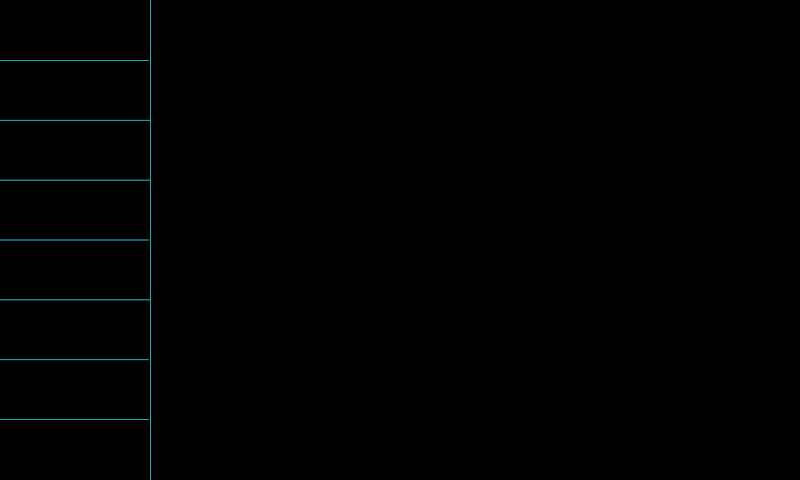
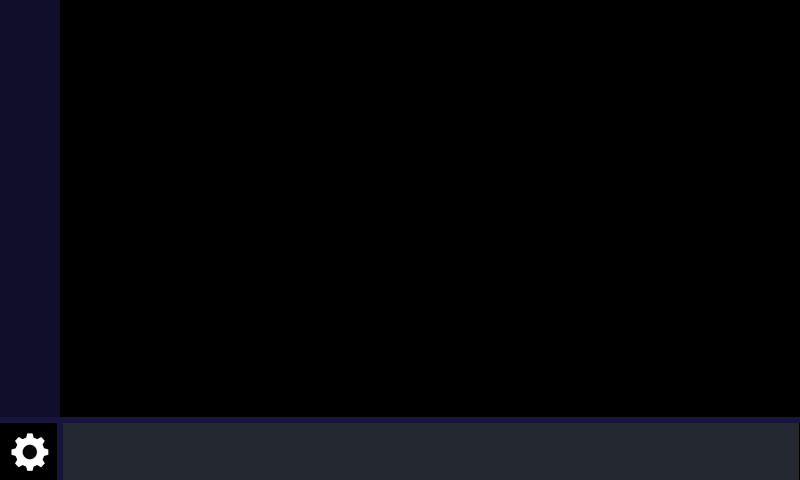
Two versions of the same layered image (800x480). Layer-by-layer changes:
added layer "Gear" above "BottomBarColor" over [11, 433, 49, 471]
added layer "BottomBarColor" above "LeftBarDiv" over [63, 423, 799, 480]
renamed "HorzDiv" to "LeftBarDiv", painted on it over [0, 0, 150, 420]
removed layer "VerDiv" over [150, 0, 151, 480]
added layer "BottomBarDiv" above "Color Fill 1" over [0, 417, 800, 480]
